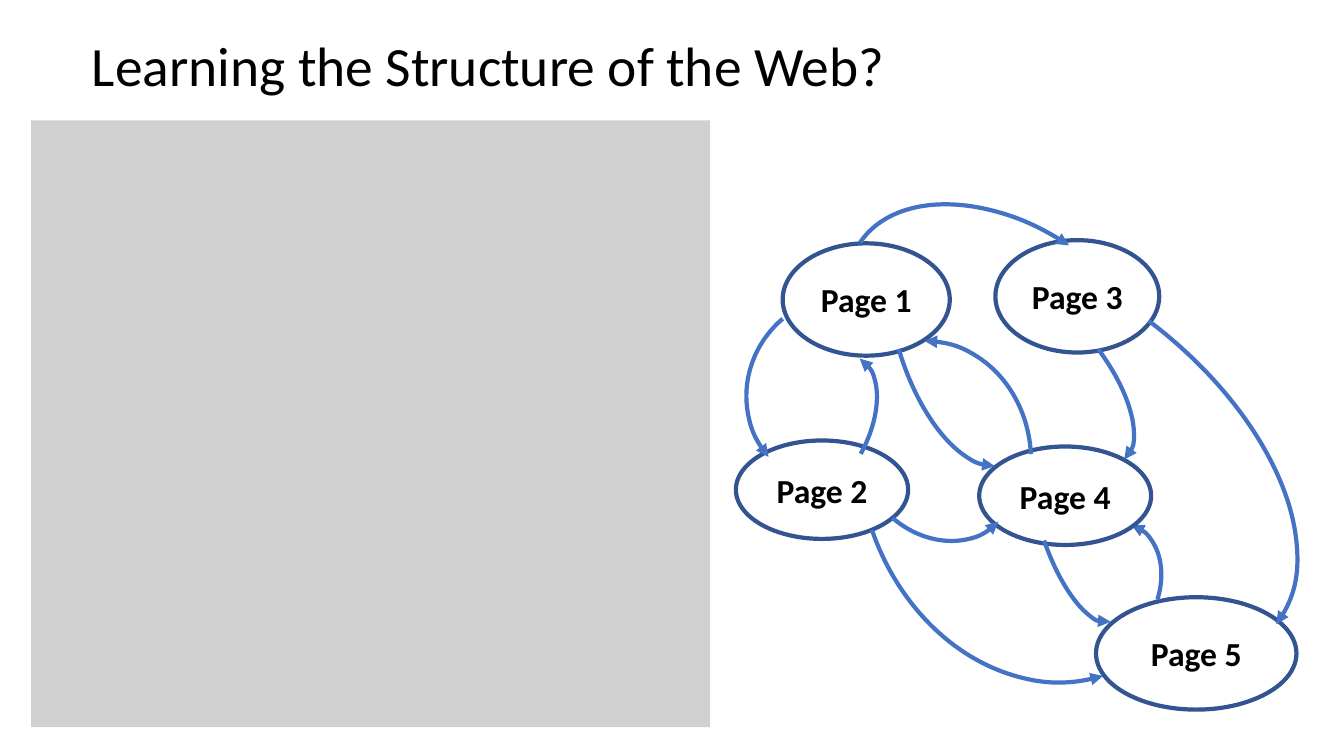
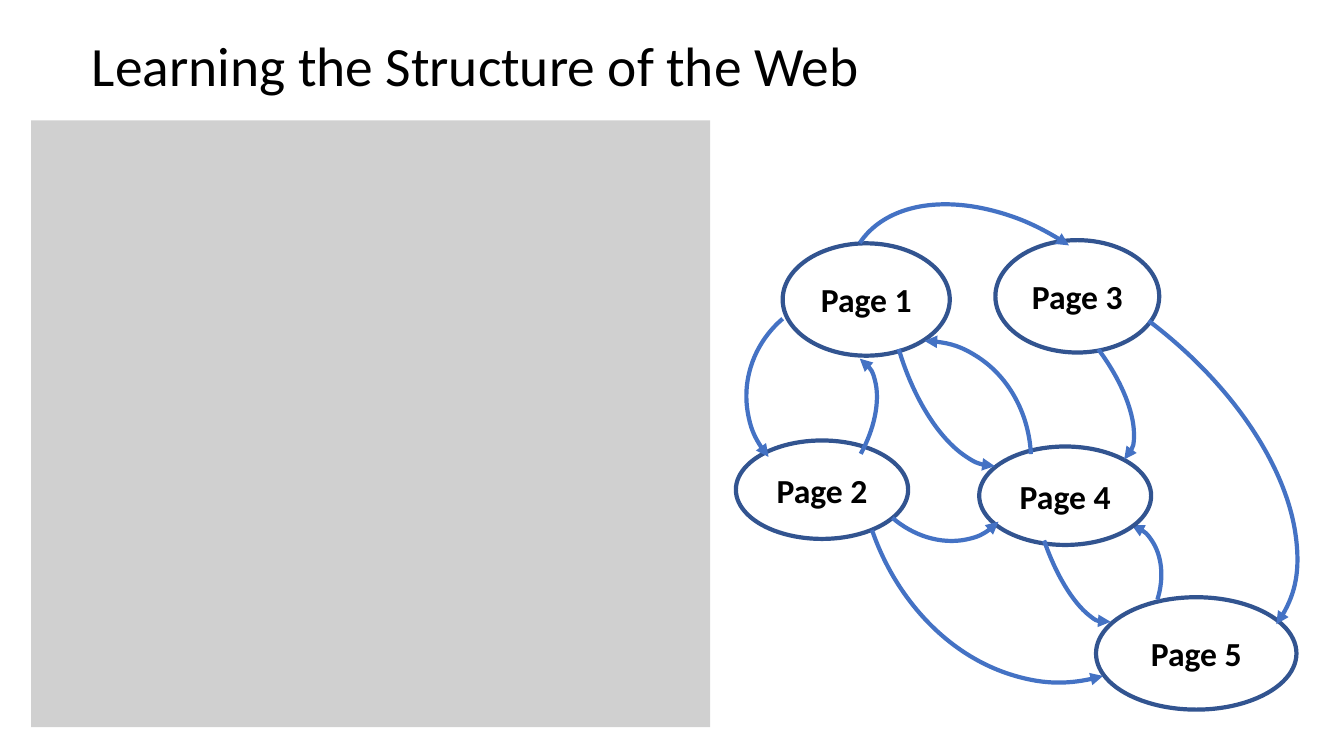
Before and after one commit to StephenElston/CSCI-E-108, a slide deck: slide 12 of slides/5_WebSearching.pptx. Drawn at 1344x756 pixels with LibreOffice and Linux fonts; fonts in the diff are those of the drawing; grey boxes stand for pictures. Boxes give left, top, right and bottom in pixels: in the first picture for what was removed or moved away, otherwise in the second. Text is boxed around its words. In the diff, an @@ line names an element or a change of style, - is before the commit and + after.

```diff
--- a/slides/5_WebSearching.pptx
+++ b/slides/5_WebSearching.pptx
@@ title at [92,47,858,96]: text changed @@
-Learning the Structure of the Web?
+Learning the Structure of the Web
```
Also in this commit, not shown: 3 other slides changed, 11 slides added, 1 slide removed.
